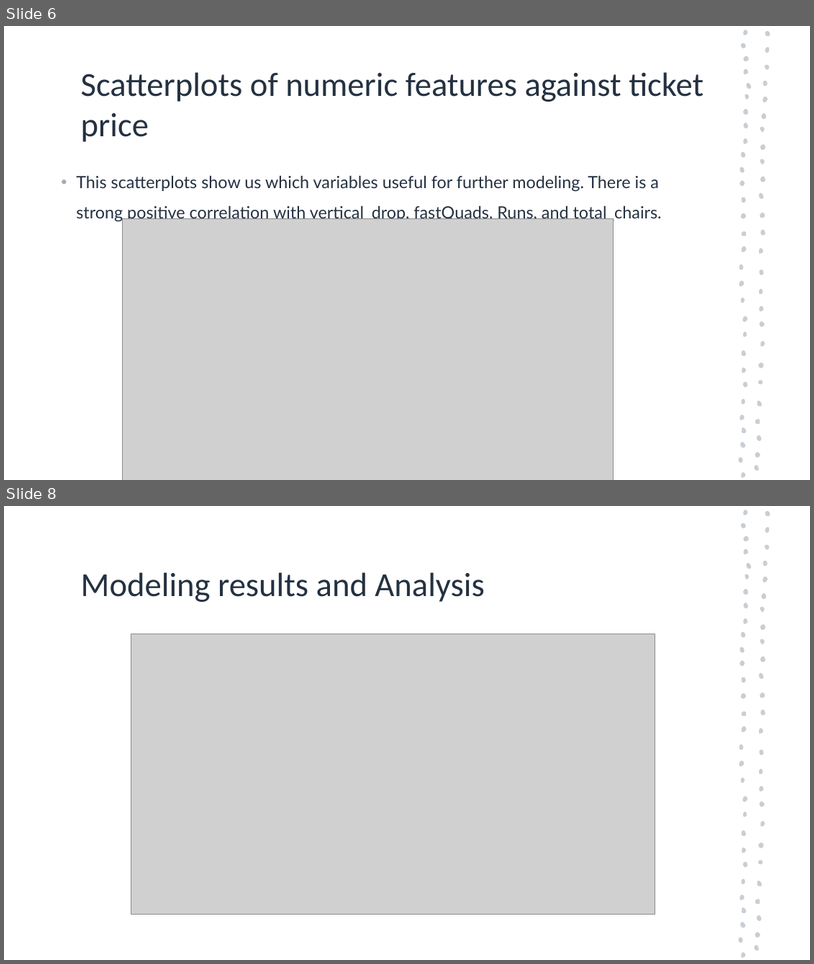
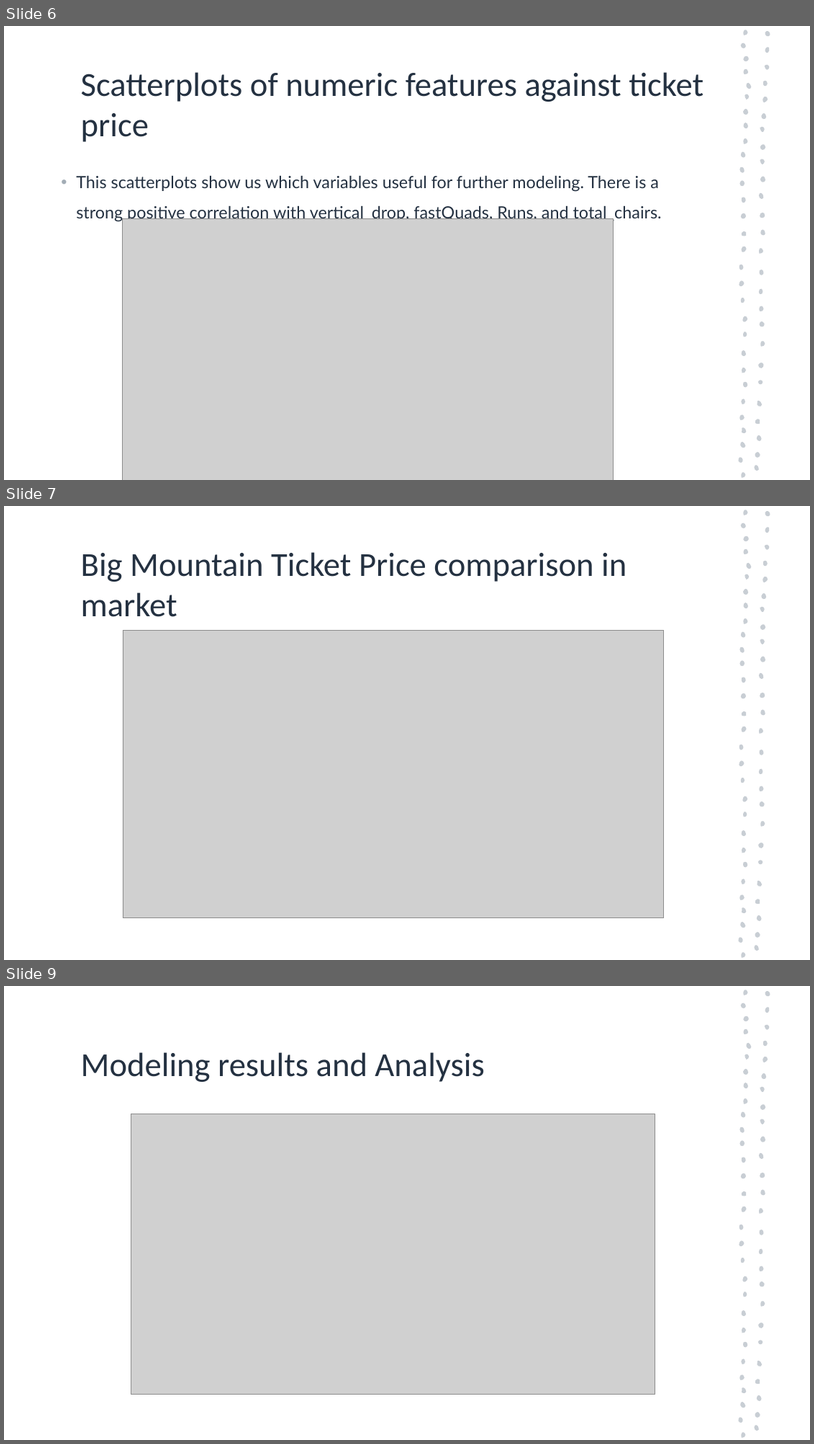
Before and after one commit to batkaw/DataScienceGuidedCapstone, a slide deck: big mountain project.pptm. Shown one above the other, each under a label of ours: slides 6 and 8 before the commit, slides 6, 7 and 9 after it; the slides between them are not shown. The pictures are 814x964 and 814x1444 pixels, drawn with LibreOffice and Linux fonts; fonts in the diff are those of the drawing; grey boxes stand for pictures. Boxes give left, top, right and bottom in pixels: in the first picture for what was removed or moved away, otherwise in the second. Text is boxed around its words. In the diff, an @@ line names an element or a change of style, - is before the commit and + after.

```diff
--- a/big mountain project.pptm
+++ b/big mountain project.pptm
@@ slide 7 added at [4,506,810,960], background #FFFFFF; not listed: 57 template elements that a slide beside it also shows @@
@@ title added at [81,552,627,617], 40 pt, text #243141 @@
+Big Mountain Ticket Price comparison in market
@@ picture added at [123,630,664,918] @@
@@ what was slide 8 is now slide 9 @@
```
Also in this commit, not shown: 5 slides changed.
